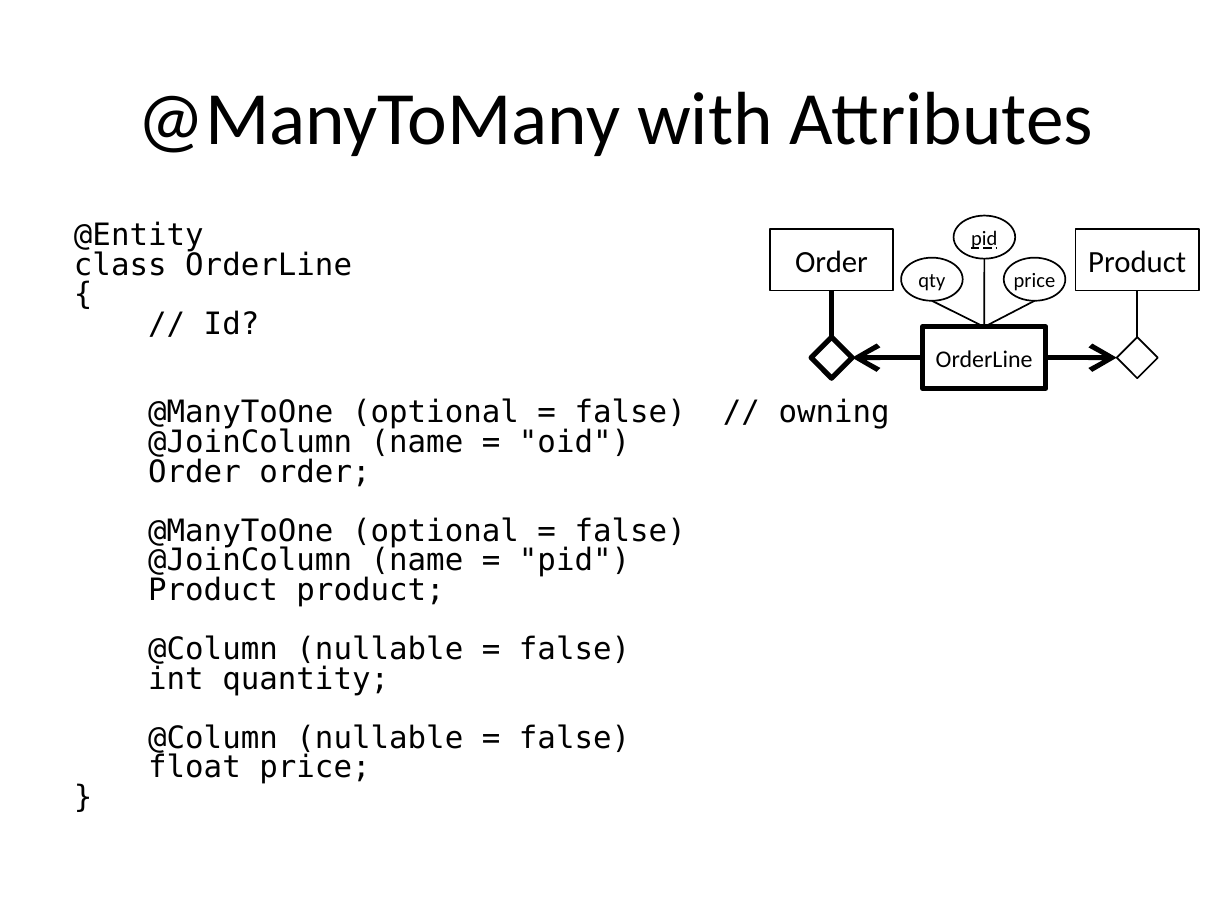
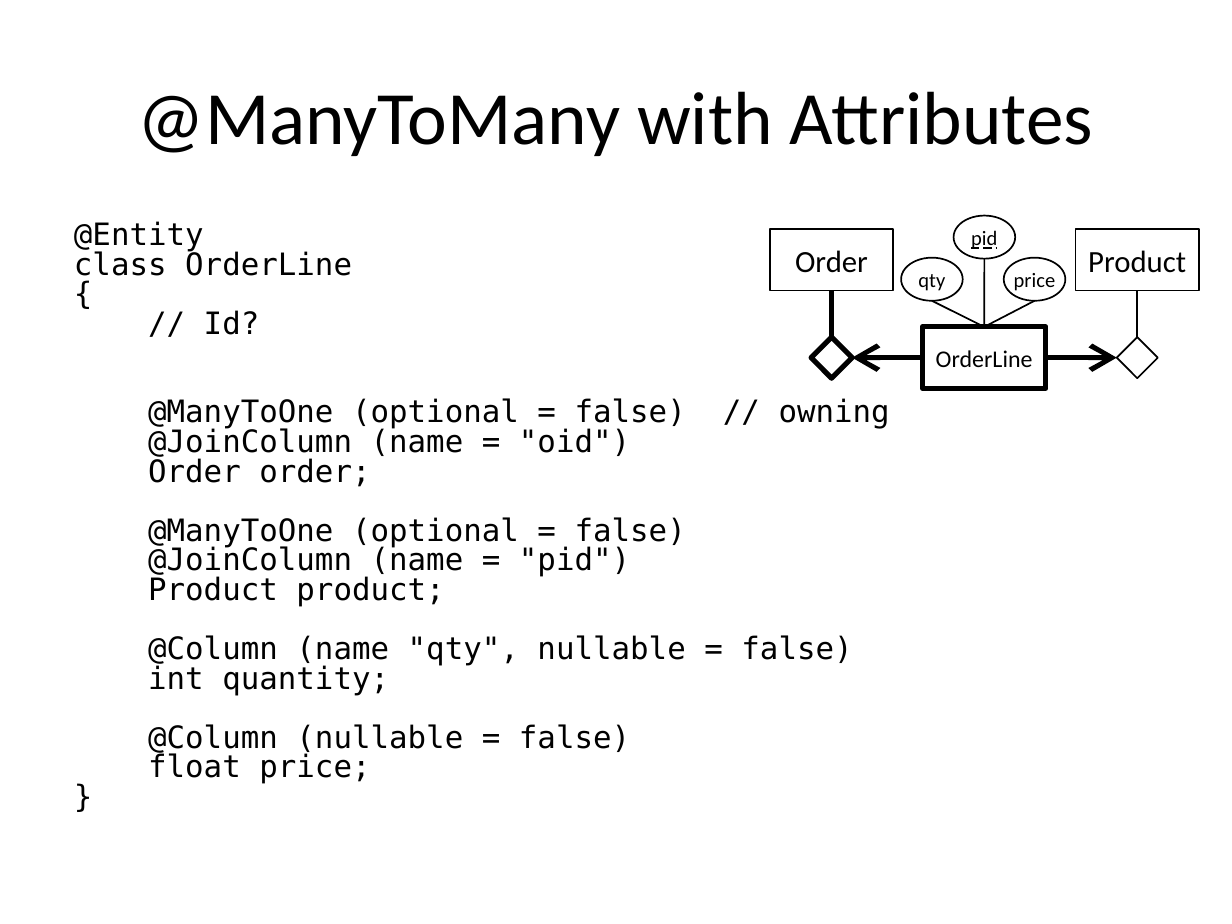
Before and after one commit to yazduni-cs/database-fall2018, a slide deck: slide 25 of lectures/lecture25/Lecture25-ORM.pptx. Drawn at 1232x924 pixels with LibreOffice and Linux fonts; fonts in the diff are those of the drawing. Boxes give left, top, right and bottom in pixels: in the first picture for what was removed or moved away, otherwise in the second. Text is boxed around its words. In the diff, an @@ line names an element or a change of style, - is before the commit and + after.

```diff
--- a/lectures/lecture25/Lecture25-ORM.pptx
+++ b/lectures/lecture25/Lecture25-ORM.pptx
@@ text at [148, 635, 852, 666]: text changed @@
-@Column (nullable = false)
+@Column (name "qty", nullable = false)
```
Also in this commit, not shown: 3 other slides changed.
